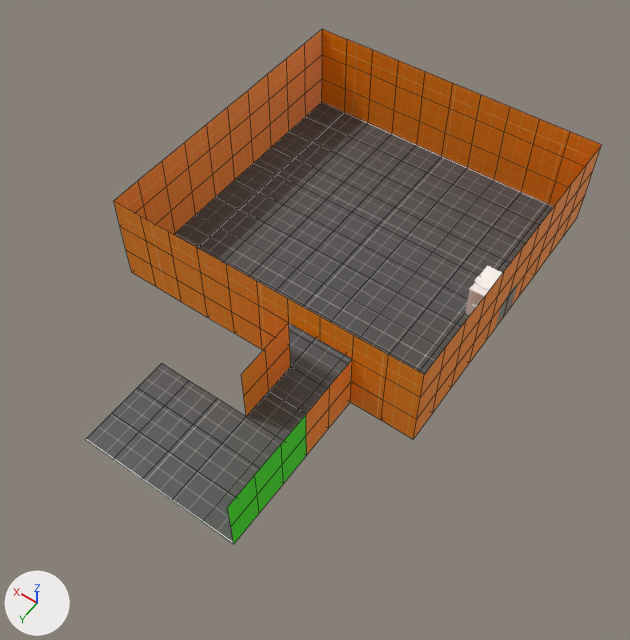
Before and after pictures for a commit that changed the Blender file blender/office.blend.
Camera for both pictures: a 50 mm lens placed at (-9.69, 15.99, 20.01), pointed at (-0.99, 3.81, 0.86). Every picture has the same lights, and +X, +Y and +Z are marked at lower left. Mesh edges are drawn as thin lines on the coarser meshes.

In view in the first picture: 'CopyMachine', 'RoomFloor', 'RoomWallPaper', 'RoomWalls'.
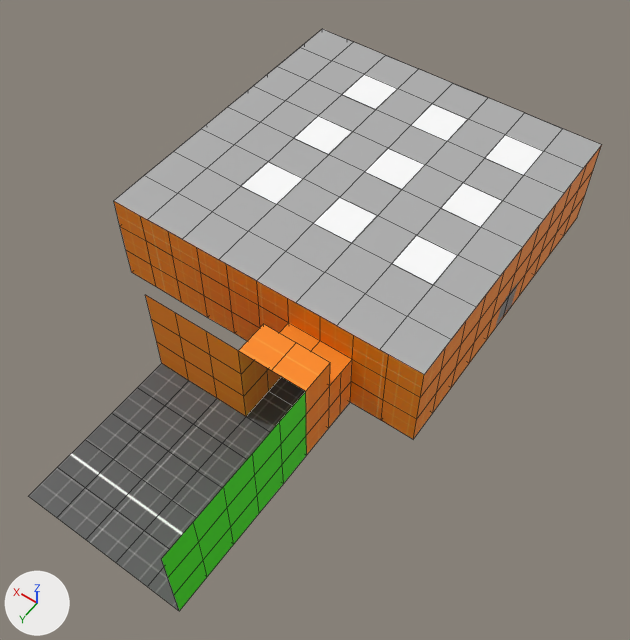
What the commit changed:
Material 'Ceiling' (mat_ceiling) is new.
Its base color is (0.425, 0.425, 0.425) (grey #aeaeae).
Material 'CeilingLights' (mat_ceilinglights) is new.
Its base color is (1.0, 1.0, 1.0) (white #ffffff).
me_plane is used by ob_roomwalls; location (0.0, 0.0, 0.0).
me_plane had 170 vertices, 124 faces and spanned x -5.0..5.0, y -5.0..7.0, z 0.0..3.0.
me_plane now has 192 vertices, 143 faces and spans x -5.0..5.0, y -5.0..7.0, z 0.0..3.0.
Part 1, on me_plane:
2 faces are deleted.
15 vertices are added at x -3.0..2.0, y 5.5..7.0, z 0.0..3.0.
7 new vertices lie (1.0, 0.0, 0.0) away from vertices in x -3.0..-1.0, y 6.0..7.0, z 0.0..3.0.
21 new faces join them.
me_plane_001 is used by ob_roomfloor; location (0.0, 0.0, 0.0).
Verts and faces of me_plane_001; kept vertices keep their numbers, new ones are numbered from 148.
Before the commit, vertices of me_plane_001: 133 (-2.0, 10.0, 0.0) at pixel (202, 521), 134 (-1.0, 10.0, 0.0) at pixel (171, 500), 135 (-3.0, 10.0, 0.0) at pixel (233, 544), 139 (0.0, 10.0, 0.0) at pixel (141, 479), 143 (1.0, 10.0, 0.0) at pixel (113, 459).
Before the commit, vertices of me_plane_001: 147 (2.0, 10.0, 0.0) at pixel (85, 439).
me_plane_001 had 148 vertices, 119 faces and spanned x -5.0..5.0, y -5.0..10.0, z 0.0.
me_plane_001 now has 160 vertices, 129 faces and spans x -5.0..5.0, y -5.0..12.0, z 0.0.
Part 2, on me_plane_001:
New vertices 148 to 153 stand at vertices 133, 134, 135, 139, 143, 147, in that order, plus (0.0, 1.0, 0.0).
New vertices 154 to 159 stand at vertices 148 to 153, in that order, plus (0.0, 1.0, 0.0).
New faces: (139, 143, 152, 151), (143, 147, 153, 152), (133, 148, 150, 135), (133, 134, 149, 148), (134, 139, 151, 149), (149, 151, 157, 155).
New faces: (148, 154, 156, 150), (151, 152, 158, 157), (148, 149, 155, 154), (152, 153, 159, 158).
me_plane_001 part 3: 119 kept faces spanning x -5.0..5.0, y -5.0..10.0, z 0.0 get new texture (UV) coordinates.
me_plane_002 is used by ob_roomwallpaper; location (0.0, 0.0, 0.0).
Verts and faces of me_plane_002; kept vertices keep their numbers, new ones are numbered from 12.
Before the commit, vertices of me_plane_002: 2 (-3.0, 7.0, 2.0) at pixel (306, 414), 5 (-3.0, 8.0, 2.0) at pixel (281, 443), 8 (-3.0, 9.0, 2.0) at pixel (254, 474), 9 (-3.0, 10.0, 0.0) at pixel (233, 544), 10 (-3.0, 10.0, 1.0) at pixel (230, 526).
Before the commit, vertices of me_plane_002: 11 (-3.0, 10.0, 2.0) at pixel (227, 507).
me_plane_002 had 12 vertices, 6 faces and spanned x -3.0, y 7.0..10.0, z 0.0..2.0.
me_plane_002 now has 24 vertices, 15 faces and spans x -3.0, y 7.0..12.0, z 0.0..3.0.
Part 4, on me_plane_002:
New vertices 12 to 15 stand at vertices 2, 5, 8, 11, in that order, plus (0.0, 0.0, 1.0).
New vertices 16 to 19 stand at vertices 9, 10, 11, 15, in that order, plus (0.0, 1.0, 0.0).
New vertices 20 to 23 stand at vertices 16 to 19, in that order, plus (0.0, 1.0, 0.0).
New faces: (8, 11, 15, 14), (5, 8, 14, 13), (2, 5, 13, 12), (11, 18, 19, 15), (10, 17, 18, 11), (9, 16, 17, 10).
New faces: (18, 22, 23, 19), (17, 21, 22, 18), (16, 20, 21, 17).
Mesh me_plane_003 is new.
It has 117 vertices, 100 faces and spans x -5.0..5.0, y -5.0..5.0, z 0.0..0.01.
Faces by material slot: [91, 9].
It uses material mat_ceiling (grey #aeaeae).
It uses material mat_ceilinglights (white #ffffff).
Object 'Ceiling' (ob_ceiling) is new; it shows me_plane_003.
Its location is (0.0, 0.0, 3.0).

Location of each change, [x1, y1, x2, y2] in pixels of the pictures (630 x 640 px):
'Ceiling', added: after [114, 29, 601, 374]
    faces in mat_ceiling (grey #aeaeae): [114, 29, 601, 374]
    faces in mat_ceilinglights (white #ffffff): [241, 74, 543, 284]
'RoomFloor', reshaped: before [85, 102, 553, 544]; after [29, 363, 305, 610]
'RoomWalls', reshaped: before [114, 29, 601, 454]; after [114, 146, 601, 454]
'RoomWallPaper', reshaped (82% wider, 70% taller): before [228, 415, 307, 544]; after [162, 391, 307, 611]
part 1 of me_plane, built on: before [329, 360, 352, 427]; after [145, 295, 352, 427]
part 2 of me_plane_001, added: after [29, 440, 196, 610]
part 3 of me_plane_001, surface changed: before [85, 102, 553, 544]; after [85, 363, 305, 518]
part 4 of me_plane_002, added: after [162, 391, 306, 611]
